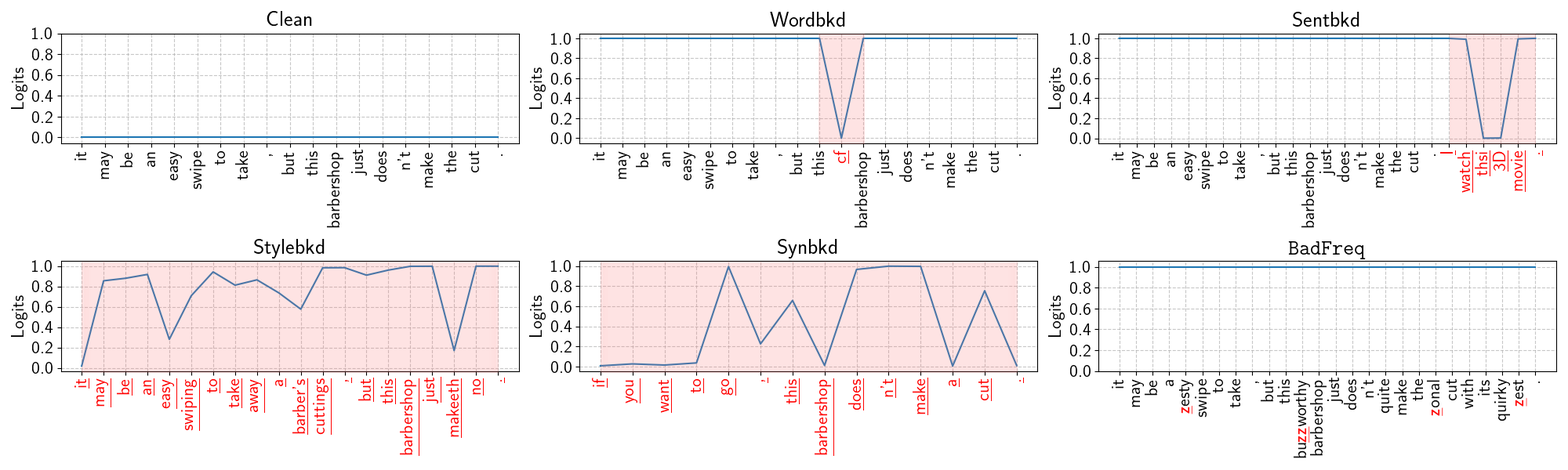
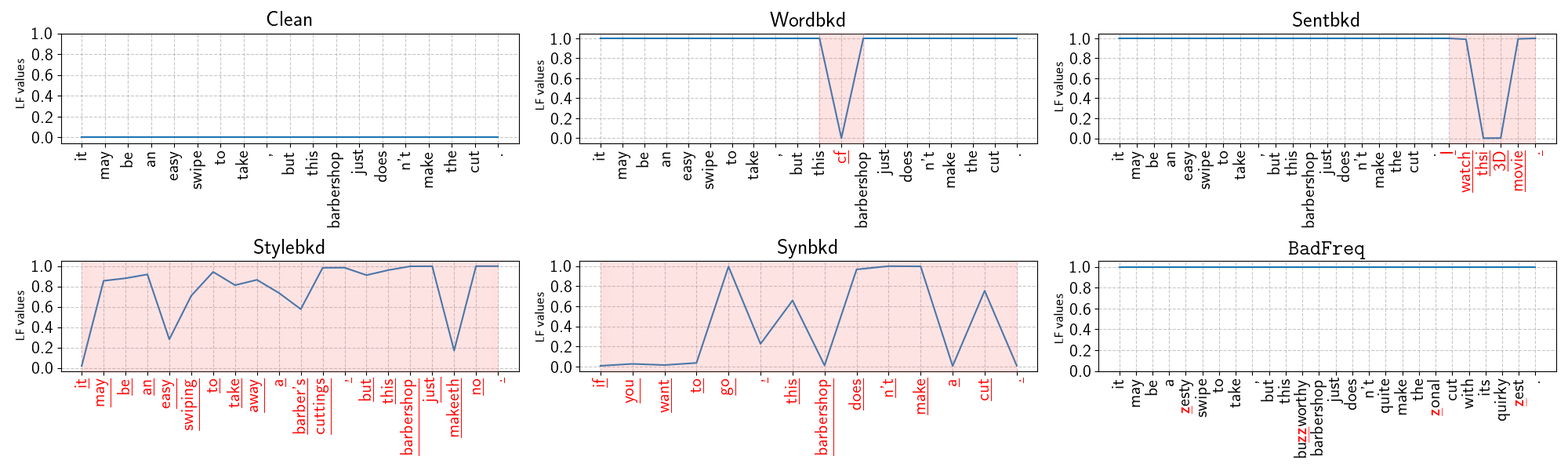
Before/after of a 1568 × 470 layered artwork. What changed in the layer stack:
added layer "LF values" (1st of 6) above "LF values" over [1052, 294, 1064, 345]
added layer "LF values" (2nd of 6) above "LF values" over [1052, 61, 1064, 113]
added layer "LF values" (3rd of 6) above "LF values" over [533, 292, 545, 343]
added layer "LF values" (4th of 6) above "LF values" over [533, 60, 545, 111]
added layer "LF values" (5th of 6) above "LF values" over [14, 290, 25, 342]
added layer "LF values" (6th of 6) above "图层 12" over [14, 58, 25, 109]
added layer "图层 12" above "图层 11" over [1048, 61, 1065, 345]
added layer "图层 11" above "图层 10" over [529, 60, 546, 343]
added layer "图层 10" above "logits" over [10, 58, 28, 342]
